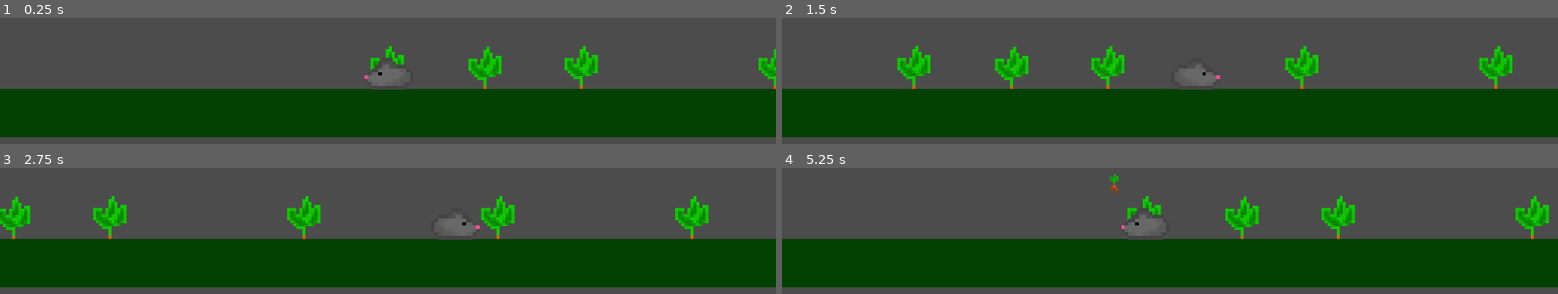
Above: before the commit, frames 1-4 (two rows, left to right).
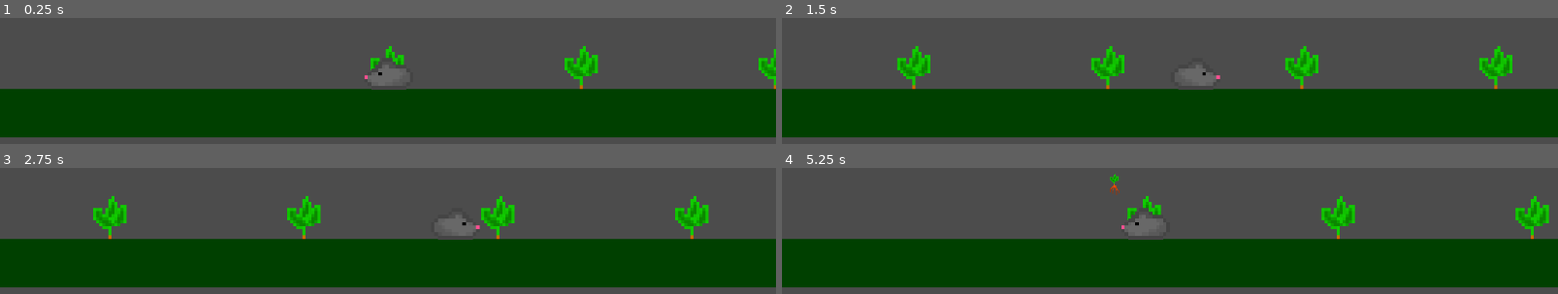
Above: after the commit, the same moments.

Repository: EndersteveGamer/GGJ-2023
Game: Godot game, scene res://Scene/Game.tscn
The game is run twice, just before and just after one commit, with the same random seed, the same clock (stepped at 60 frames per second) and the same inputs.
Inputs:
- Up to frame 1 (0.25 s): no input
- Up to frame 2 (1.5 s): tap Enter at 0.5 s; hold Right (ui_right) 0.53-1.28 s; hold Down (ui_down) from 1.28 s (still down)
- Up to frame 3 (2.75 s): release Down (ui_down) at 2.03 s; hold Right (ui_right) from 2.03 s (still down)
- Up to frame 4 (5.25 s): release Right (ui_right) at 2.78 s; hold Up (ui_up) 2.78-3.53 s; hold Left (ui_left) 3.53-5.03 s; hold Down (ui_down) from 5.03 s (still down)

The runs differ from the first frame. In frame 1, 0.7% of the frame differs, in the area x 60-65%, y 22-57%; in frame 2, 0.8%; in frame 3, 0.7%; in frame 4, 0.8%, in the area x 57-62%, y 22-57%.

Commit message:
Plant stack fix

Diff:
--- a/The Other Godot Project/Scene/Game.tscn
+++ b/The Other Godot Project/Scene/Game.tscn
@@ -1,8 +1,7 @@
-[gd_scene load_steps=6 format=2]
+[gd_scene load_steps=5 format=2]
 
 [ext_resource path="res://Scene/Rat.tscn" type="PackedScene" id=1]
 [ext_resource path="res://Sprite/grass.png" type="Texture" id=2]
-[ext_resource path="res://Scene/Plant.tscn" type="PackedScene" id=3]
 [ext_resource path="res://Script/Game.gd" type="Script" id=4]
 
 [sub_resource type="GDScript" id=1]
@@ -25,9 +24,6 @@
 [node name="Game" type="Node2D"]
 script = ExtResource( 4 )
 
-[node name="Plant" parent="." instance=ExtResource( 3 )]
-position = Vector2( 129, 33 )
-
 [node name="Ground" type="Sprite" parent="."]
 position = Vector2( -6, 65 )
 scale = Vector2( 167.813, 1 )
--- a/The Other Godot Project/Script/Rat.gd
+++ b/The Other Godot Project/Script/Rat.gd
@@ -40,15 +40,15 @@
 
 func plant():
 	if uproot!=null:
-		if not owner.gridHas(index):
-			owner.add_child(uproot)
-			uproot.set_owner(owner)
-			print("planted to "+owner.name)
-			uproot.position=position
-			uproot.position.y+=32
-			owner.gridStick(uproot)
-			uproot=null
-			grabbed.texture=null
+		if index>=0 and index<owner.gridSize:
+			if not owner.gridHas(index):
+				owner.add_child(uproot)
+				uproot.set_owner(owner)
+				print("planted to "+str(index))
+				owner.gridSet(index,uproot)
+				owner.gridStick(uproot)
+				uproot=null
+				grabbed.texture=null
 
 func playerMovement(delta):
 	var directionInput = Vector2.ZERO
